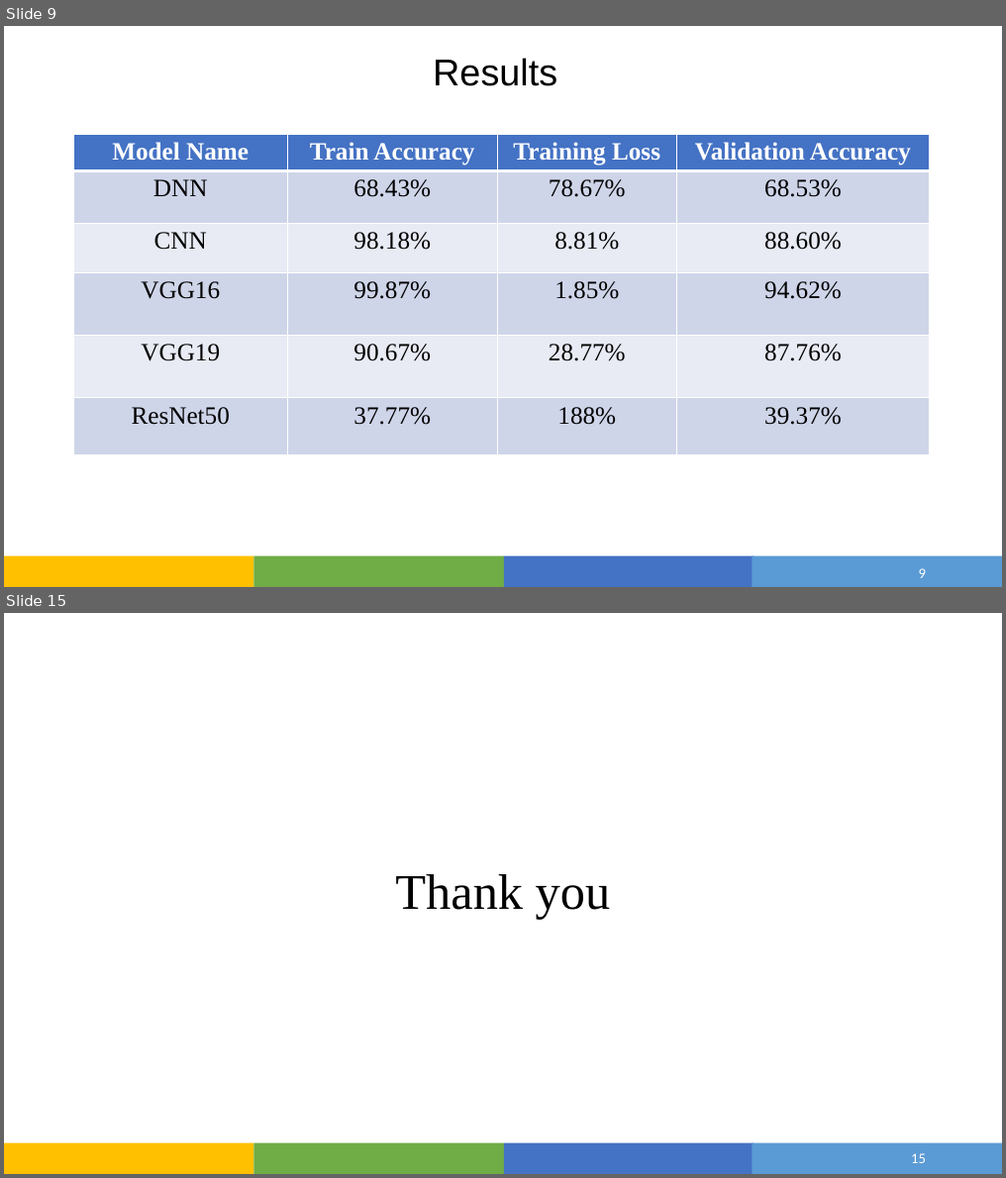
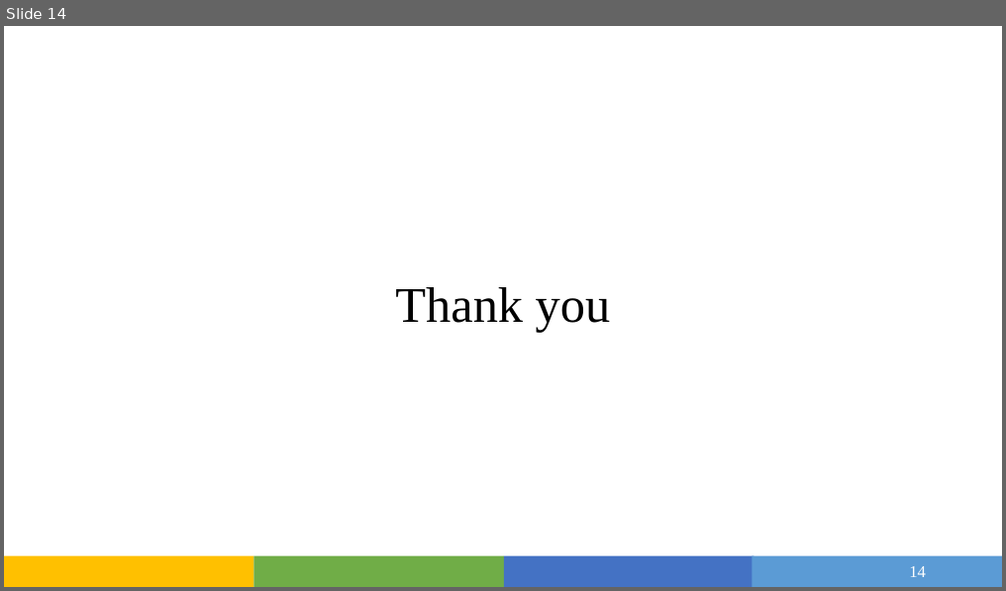
Before and after one commit to Devjethva1111/DeepFake-Voice-Recognition, a slide deck: Seminar/Project_PPT.pptx. Shown one above the other, each under a label of ours: slides 9 and 15 before the commit, slide 14 after it; the slides between them are not shown. The pictures are 1006x1178 and 1006x591 pixels, drawn with LibreOffice and Linux fonts; fonts in the diff are those of the drawing. Boxes give left, top, right and bottom in pixels: in the first picture for what was removed or moved away, otherwise in the second. Text is boxed around its words. In the diff, an @@ line names an element or a change of style, - is before the commit and + after.

```diff
--- a/Seminar/Project_PPT.pptx
+++ b/Seminar/Project_PPT.pptx
@@ slide 9 removed at bbox=[4, 26, 1002, 587], background #FFFFFF; not listed: 4 template elements that a slide beside it also shows @@
@@ title removed at bbox=[433, 58, 557, 86] @@
-Results
@@ table removed at bbox=[73, 135, 930, 457], 6 rows, 4 columns @@
-Model Name | Train Accuracy | Training Loss | Validation Accuracy
-DNN | 68.43% | 78.67% | 68.53%
-CNN | 98.18% | 8.81% | 88.60%
-VGG16 | 99.87% | 1.85% | 94.62%
-VGG19 | 90.67% | 28.77% | 87.76%
-ResNet50 | 37.77% | 188% | 39.37%
@@ page number removed at bbox=[919, 569, 926, 578] @@
-9
@@ what was slide 15 is now slide 14 @@
@@ page number at bbox=[909, 567, 926, 577]: text changed; size 14 to 16 pt; font Calibri to Times New Roman @@
-15
+14
```
Also in this commit, not shown: 6 slides changed, 6 slides added, 6 other slides removed, 1 other file.
